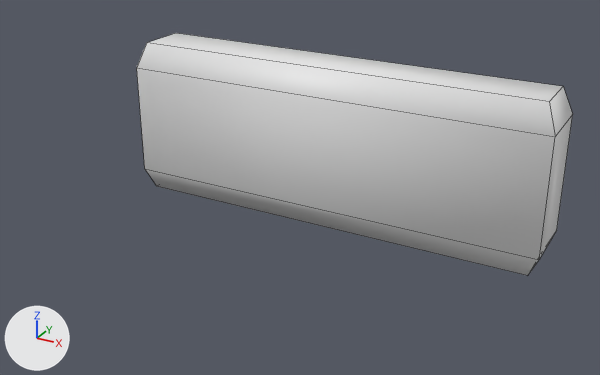
A saved change to the FBX model Working/FOL/Hedges/SM_FOL_Hedge_4m_A_01.fbx.
The view is the same before and after, from a 50 mm camera at (5.16, -6.71, 3.43) aimed at (2.12, -1.18, 0.66). Arrows for +X, +Y and +Z are at lower left; the lights stay in place. The older version comes first. Mesh edges are drawn as thin lines. Materials are left out; every surface is plain grey.

Before the edit, the objects in view are built like this:
```python
me_erdge_015 = bpy.data.meshes.new('erdge.015')
me_erdge_015.from_pydata(...)  # 16 vertices, 14 faces; spans x -400.0..0.0, y 0.0..60.0, z 0.0..150.0
me_erdge_015.materials.append(mat_mi_fol_hedge_a_01)
ob_sm_fol_hedge_4m_a_01 = bpy.data.objects.new('SM_FOL_Hedge_4m_A_01', me_erdge_015)
ob_sm_fol_hedge_4m_a_01.location = (0.0, 0.0, 0.0)
ob_sm_fol_hedge_4m_a_01.rotation_euler = (0.0, 0.0, -3.142)  # degrees (0, 0, -180)
ob_sm_fol_hedge_4m_a_01.scale = (0.01, 0.01, 0.01)
```
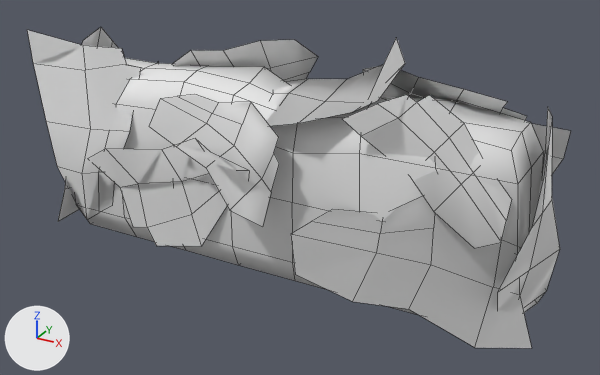
Commit message: Hedge Updates

Patch to the scene script:
```diff
--- a/Working/FOL/Hedges/SM_FOL_Hedge_4m_A_01.fbx.py
+++ b/Working/FOL/Hedges/SM_FOL_Hedge_4m_A_01.fbx.py
@@ me_erdge_015 @@
 # used by ob_sm_fol_hedge_4m_a_01; location = (0.0, 0.0, 0.0); rotation_euler = (0.0, 0.0, -3.142), in degrees (0, 0, -180); scale = (0.01, 0.01, 0.01)
-me_erdge_015.from_pydata(...)  # 16 vertices, 14 faces; spans x -400.0..0.0, y 0.0..60.0, z 0.0..150.0
+me_erdge_015.from_pydata(...)  # 343 vertices, 234 faces; spans x 0.0..4.0, y -1.0..0.0, z 0.0..2.0
+# me_erdge_015 part 1: 16 vertices removed from x -400.0..0.0, y 0.0..60.0, z 0.0..150.0; 343 vertices added at x 0.0..4.0, y -1.0..0.0, z 0.0..2.0
@@ ob_sm_fol_hedge_4m_a_01 @@
 ob_sm_fol_hedge_4m_a_01 = bpy.data.objects.new('SM_FOL_Hedge_4m_A_01', me_erdge_015)
-ob_sm_fol_hedge_4m_a_01.location = (0.0, 0.0, 0.0)
-ob_sm_fol_hedge_4m_a_01.rotation_euler = (0.0, 0.0, -3.142)  # degrees (0, 0, -180)
-ob_sm_fol_hedge_4m_a_01.scale = (0.01, 0.01, 0.01)
+ob_sm_fol_hedge_4m_a_01.location = (0.0, -1.0, 0.0)
```

What differs and where, as boxes (x1, y1, x2, y2) in the pictures (600 x 375 px):
'SM_FOL_Hedge_4m_A_01', reshaped, moved, turned, rescaled
    before: (137, 33, 573, 276)
    after: (27, 27, 571, 348)
